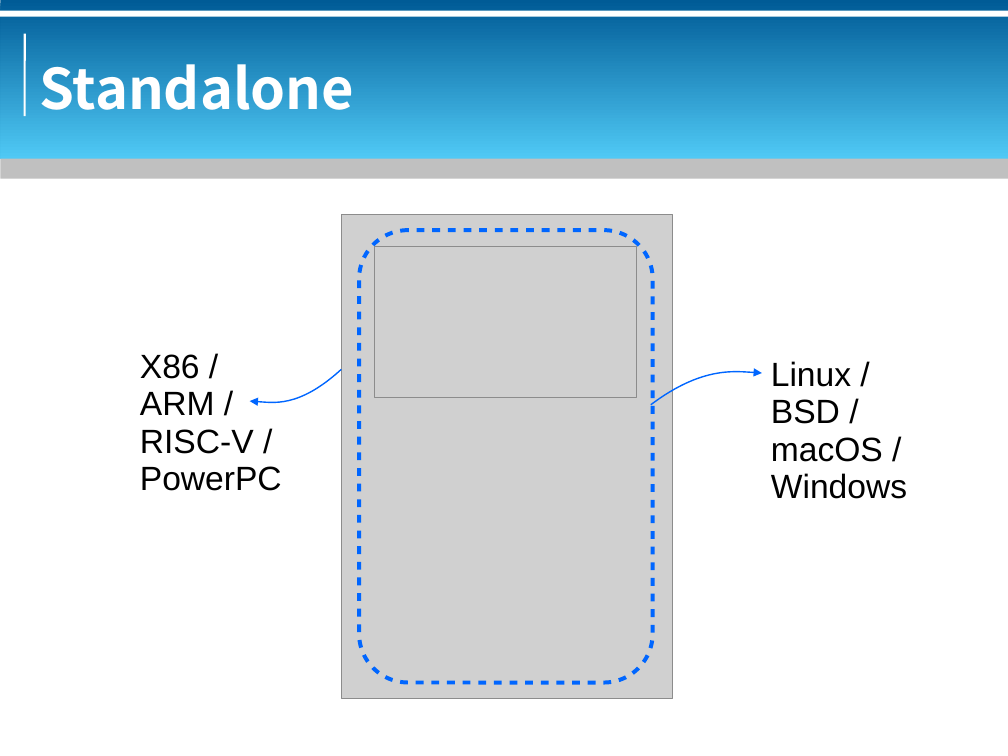
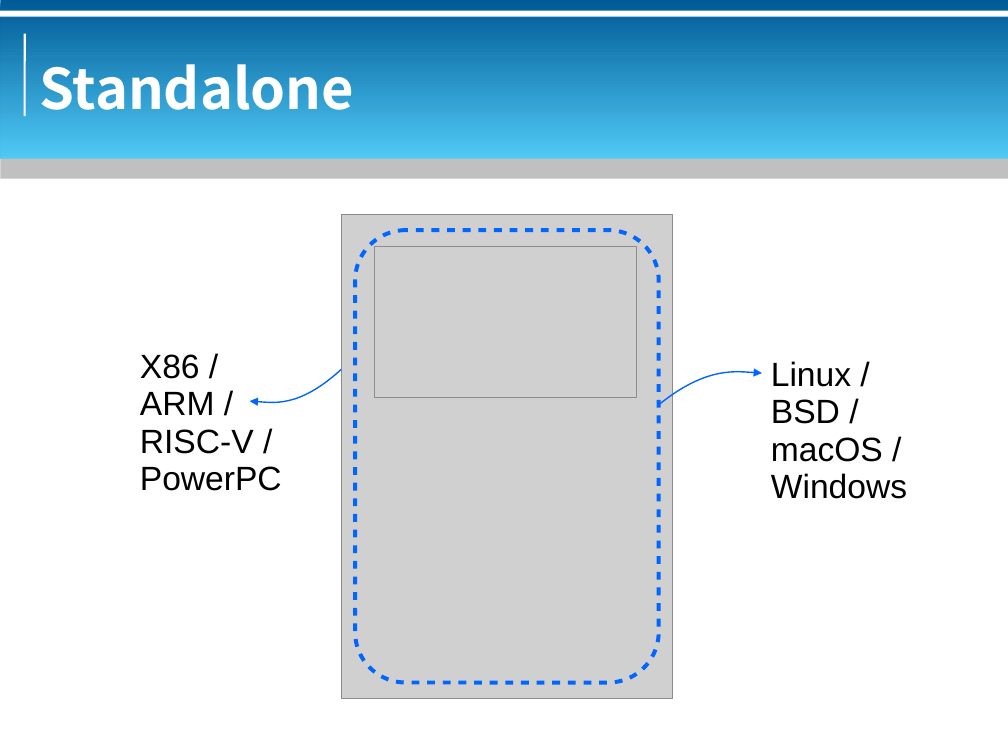
Before and after one commit to bluebat/.presentations, a slide deck: slide 4 of vdi-historical-overview.odp. Drawn at 1008x756 pixels with LibreOffice and Linux fonts; fonts in the diff are those of the drawing; grey boxes stand for pictures; background and template pictures are left out. Boxes give left, top, right and bottom in pixels: in the first picture for what was removed or moved away, otherwise in the second. Text is boxed around its words. In the diff, an @@ line names an element or a change of style, - is before the commit and + after.

```diff
--- a/vdi-historical-overview.odp
+++ b/vdi-historical-overview.odp
@@ freeform shape: place and size @@
-freeform shape at bbox=[359, 230, 652, 682]
+freeform shape at bbox=[355, 230, 658, 682]
@@ freeform shape: place and size @@
-freeform shape at bbox=[651, 372, 762, 404]
+freeform shape at bbox=[659, 372, 762, 404]
```
Also in this commit, not shown: 4 other slides changed, 1 slide added, 1 other file.
